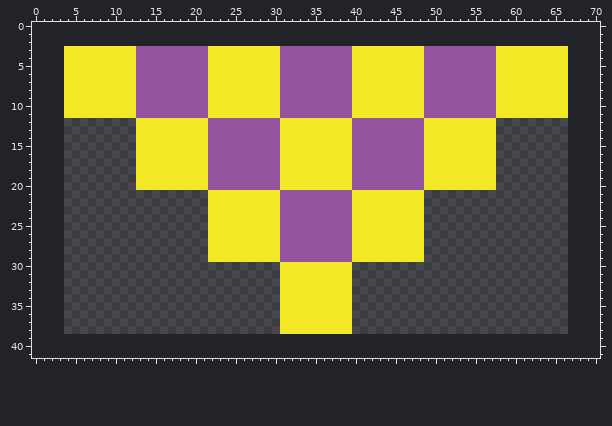
File history of a sprite sheet, imagenes/alien.png. The first picture shows the starting point.
The file is 63x36 pixels. The old version is drawn lined up with the new one, on the new canvas.
After:
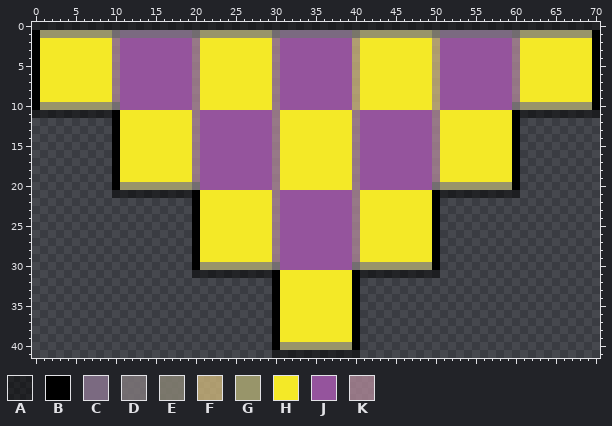
Palette (. is transparent): A #00000080  B #000000  C #7b6a81  D #7a7376e0  E #827e70e0  F #d3ba7cc0  G #98956a  H #f4e927  J #95549d  K #b1899ac0
The exact change:
canvas 63x36 -> 71x42, the old top-left corner now at 4,3
y 0: x 0..70 ....................................................................... -> AAAAAAAAAAAAAAAAAAAAAAAAAAAAAAAAAAAAAAAAAAAAAAAAAAAAAAAAAAAAAAAAAAAAAAA
y 1: x 0..70 ....................................................................... -> BGGGGGGGGGDCCCCCCCCCDGGGGGGGGGDCCCCCCCCCEGGGGGGGGGECCCCCCCCCDGGGGGGGGGB
y 2: x 0..70 ....................................................................... -> BHHHHHHHHHKJJJJJJJJJKHHHHHHHHHKJJJJJJJJJFHHHHHHHHHFJJJJJJJJJKHHHHHHHHHB
y 3..9: x 0..3 .... -> BHHH; x 10..12 HHH -> KJJ; x 20..21 JJ -> KH; x 30 H -> K; x 40 H -> F; x 49..50 JJ -> HF; x 58..60 HHH -> JJK; x 67..70 .... -> HHHB
y 10: x 0..12 ....HHHHHHHHH -> BGGGGGGGGGDJJ; x 20..21 JJ -> KH; x 30 H -> K; x 40 H -> F; x 49..50 JJ -> HF; x 58..70 HHHHHHHHH.... -> JJDGGGGGGGGGB
y 11: x 0..10 ....HHHHHHH -> AAAAAAAAAAB; x 13..20 JJJJJJJJ -> HHHHHHHK; x 22..48 HHHHHHHHHJJJJJJJJJHHHHHHHHH -> JJJJJJJJKHHHHHHHHHKJJJJJJJJ; x 50..57 JJJJJJJJ -> KHHHHHHH; x 60..70 HHHHHHH.... -> BAAAAAAAAAA
y 12..19: x 10..12 ... -> BHH; x 20..21 HH -> KJ; x 30 J -> K; x 40 J -> K; x 49..50 HH -> JK; x 58..60 ... -> HHB
y 20: x 10..21 ...HHHHHHHHH -> BGGGGGGGGGDJ; x 30 J -> K; x 40 J -> K; x 49..60 HHHHHHHHH... -> JDGGGGGGGGGB
y 21: x 10..21 ............ -> AAAAAAAAAABH; x 30 H -> K; x 40 H -> K; x 49..60 ............ -> HBAAAAAAAAAA
y 22..29: x 20..21 .. -> BH; x 30 H -> K; x 40 H -> K; x 49..50 .. -> HB
y 30: x 20..50 ...........HHHHHHHHH........... -> BGGGGGGGGGDJJJJJJJJJDGGGGGGGGGB
y 31: x 20..30 ........... -> AAAAAAAAAAB; x 40..50 ........... -> BAAAAAAAAAA
y 32..38: x 30 . -> B; x 40 . -> B
y 39: x 30..40 ........... -> BHHHHHHHHHB
y 40: x 30..40 ........... -> BGGGGGGGGGB
y 41: x 30..40 ........... -> AAAAAAAAAAA
